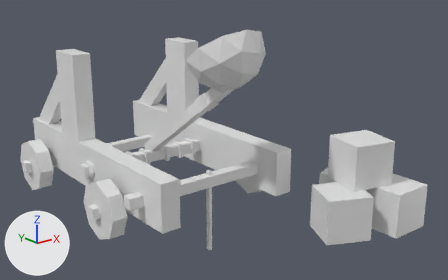
Before and after pictures for a commit that changed the Blender file Content/Units/Catapult/SK_Catapult.blend.
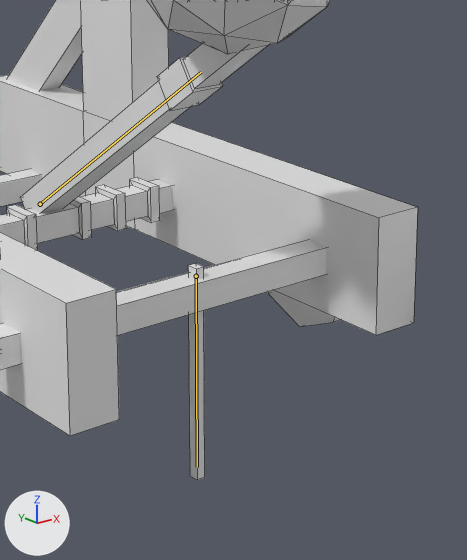
Each version is shown whole from a camera (50 mm lens) standing at (-1.58, -2.31, 0.23) and looking at (0.21, -0.07, -0.67), then close up on the part from 30% to 69% of the width and 26% to 100% of the height. The lights are fixed; the arrows at lower left show +X, +Y and +Z. Both versions are drawn at frame 29 of the action 'Attack Anim'; the numbers are the values there. The bones that bend it are drawn over the model as lines in the close-ups. The close-ups show mesh edges as thin lines.
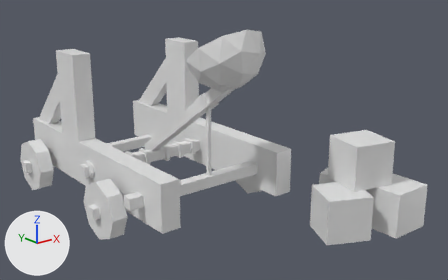
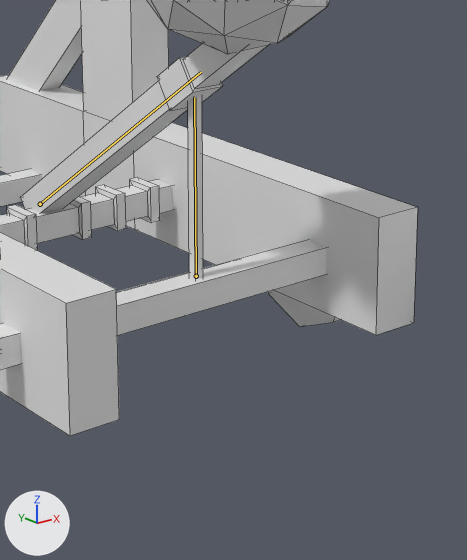
What differs and where, as boxes [x1, y1, x2, y2] in the close-ups (467 x 560 px):
'Cube', posed: before [0, 0, 418, 480]; after [0, 0, 418, 436]
bone 'Bone.002', root to tip: before (196, 276) to (197, 467); after (196, 276) to (194, 97)

The change, as a list of edits to the scene's bpy script:
```text
Change bone_bone_002:
    where bone_bone_002 = bpy.data.objects['Catapult Armature'].pose.bones['Bone.002']
    bone_bone_002.rotation_quaternion: (-0.001, 1.0, 0.0, 0.0) -> (1.0, 0.0, 0.0, 0.0)  # degrees (-180, 0, 0) -> degrees (0, 0, 0)
    bone_bone_002.scale: (1.0, 1.15, 1.31) -> (1.0, 1.0, 1.0)
```
